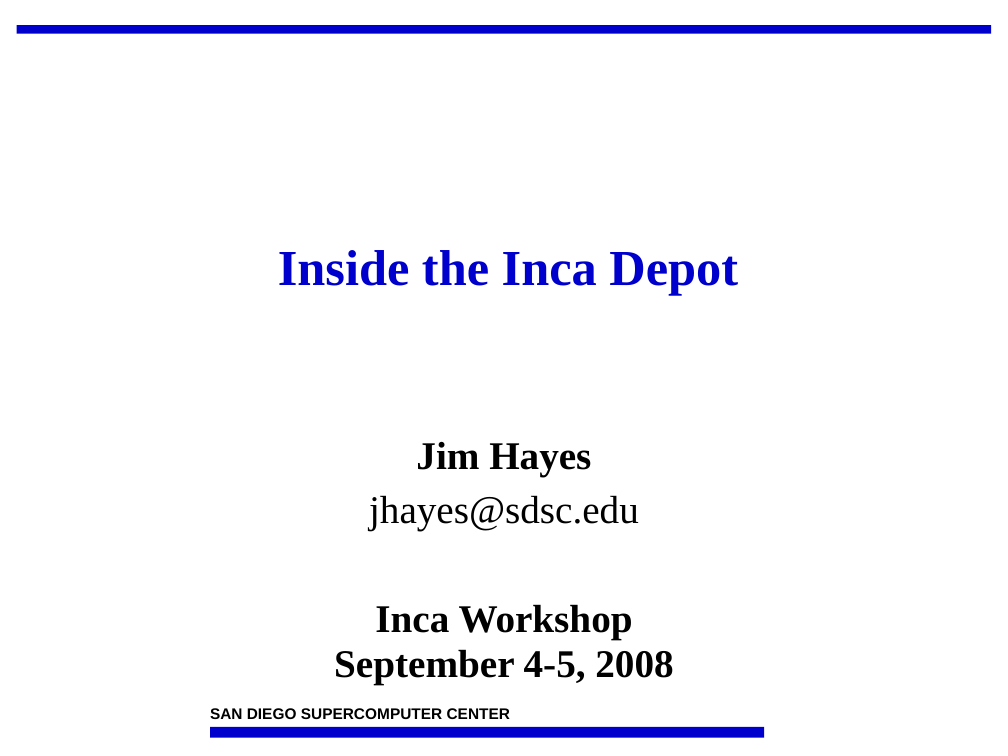
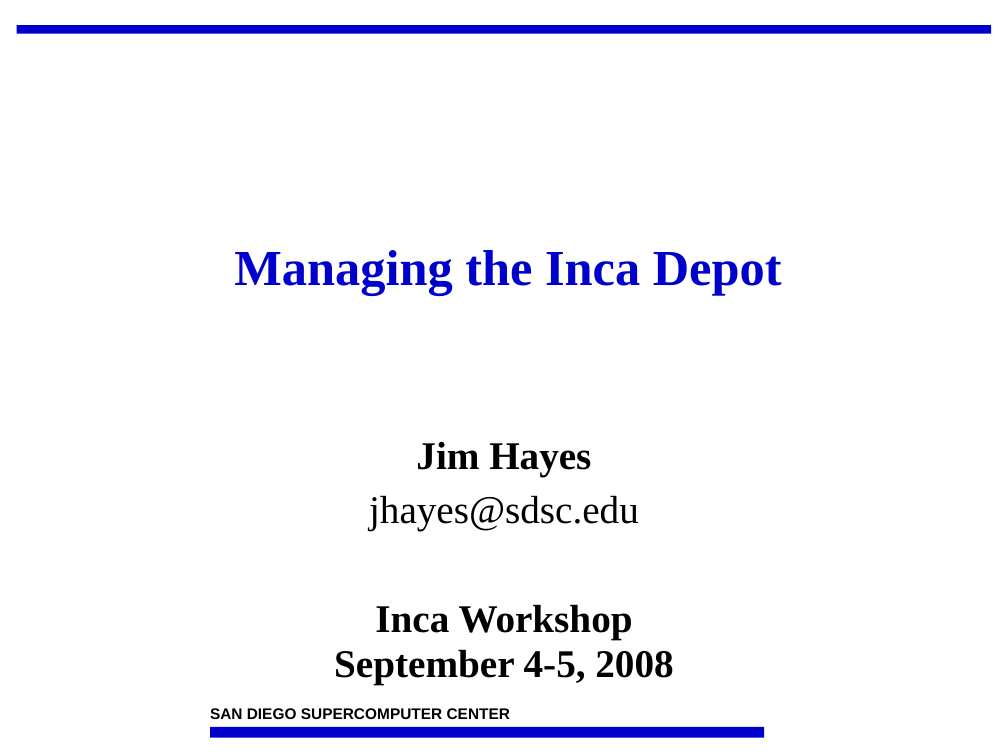
Before and after one commit to IncaProject/inca-xsede, a slide deck: slide 1 of talks/2008workshop/depot.ppt. Drawn at 1008x756 pixels with LibreOffice and Linux fonts; fonts in the diff are those of the drawing; background and template pictures are left out. Boxes give left, top, right and bottom in pixels: in the first picture for what was removed or moved away, otherwise in the second. Text is boxed around its words. In the diff, an @@ line names an element or a change of style, - is before the commit and + after.

```diff
--- a/talks/2008workshop/depot.ppt
+++ b/talks/2008workshop/depot.ppt
@@ title at (234,250,782,295): text changed @@
-Inside the Inca Depot
+Managing the Inca Depot
```
Also in this commit, not shown: 1 other slide changed, 7 slides added, 10 slides removed.
